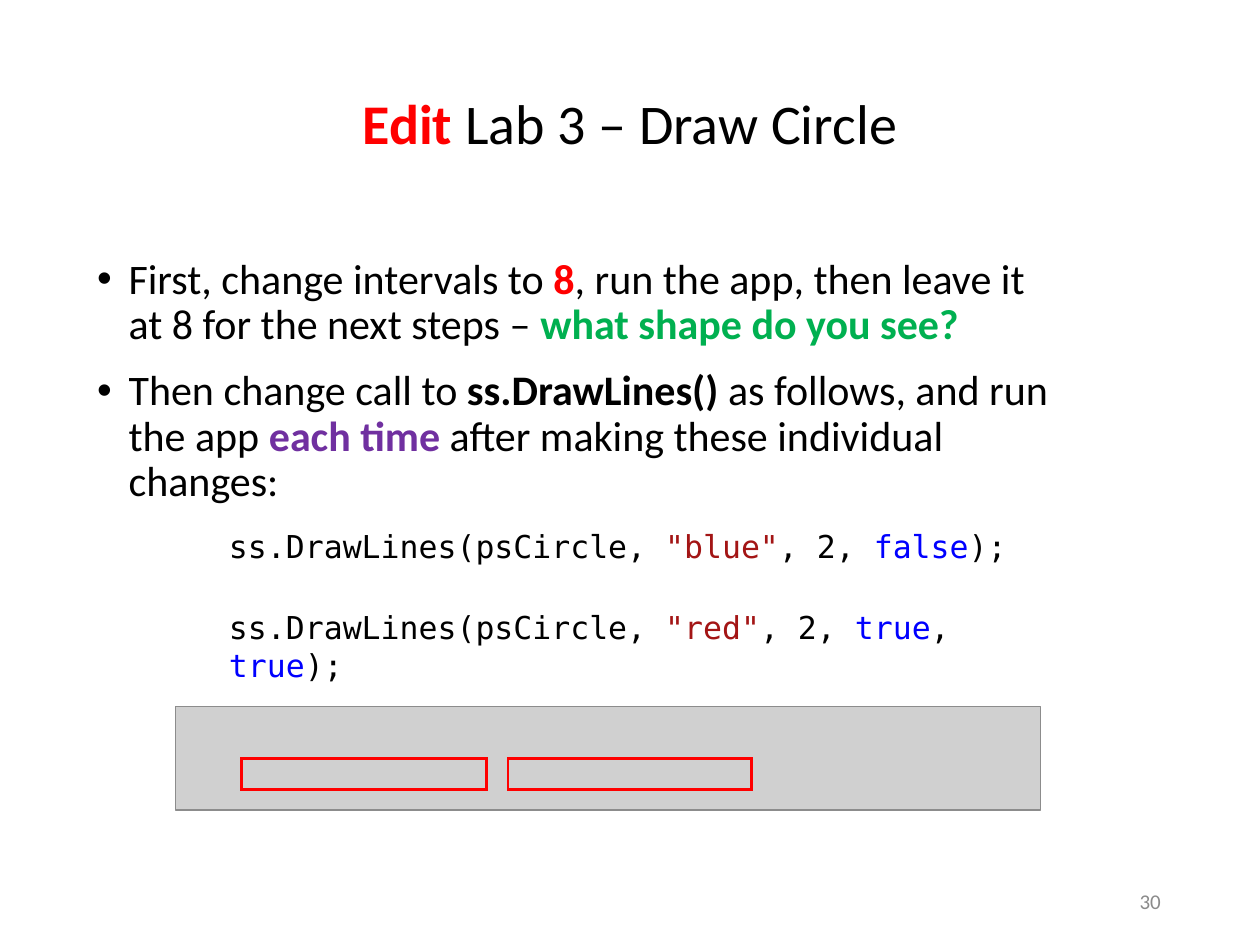
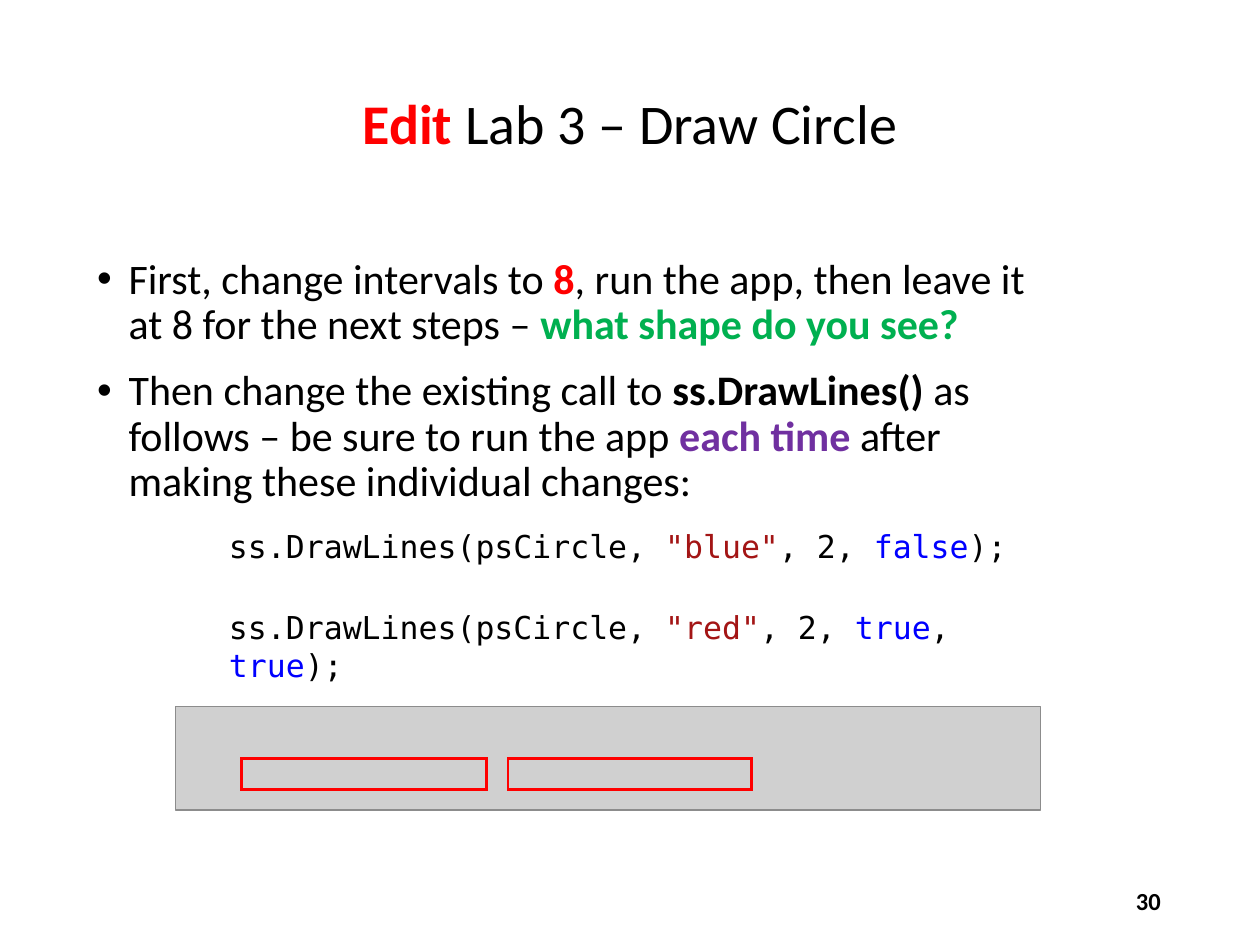
Before and after one commit to dbiersach/scicomp301-cpp-linux, a slide deck: slide 30 of session05/Session 05 - 2D Graphics, Polar Coordinates.pptx. Drawn at 1260x945 pixels with LibreOffice and Linux fonts; fonts in the diff are those of the drawing; grey boxes stand for pictures. Boxes give left, top, right and bottom in pixels: in the first picture for what was removed or moved away, otherwise in the second. Text is boxed around its words. In the diff, an @@ line names an element or a change of style, - is before the commit and + after.

```diff
--- a/session05/Session 05 - 2D Graphics, Polar Coordinates.pptx
+++ b/session05/Session 05 - 2D Graphics, Polar Coordinates.pptx
@@ text at bbox=[129, 374, 970, 504]: text changed @@
-• Then change call to ss.DrawLines() as follows, and run the app each time after making these individual changes:
+• Then change the existing call to ss.DrawLines() as follows – be sure to run the app each time after making these individual changes:
@@ page number at bbox=[1136, 894, 1161, 910]: size 12 to 14 pt, text colour #8C8C8C to #000000, bold on @@
```
Also in this commit, not shown: 6 other slides changed, 3 other files.
